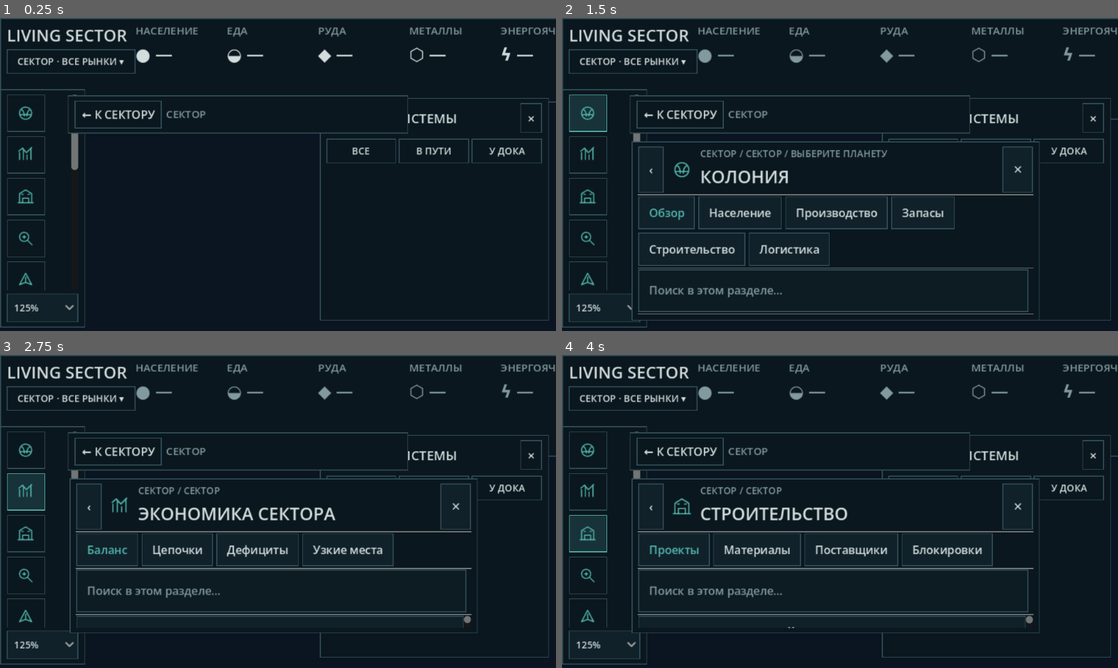
Above: before the commit, frames 1-4 (two rows, left to right).
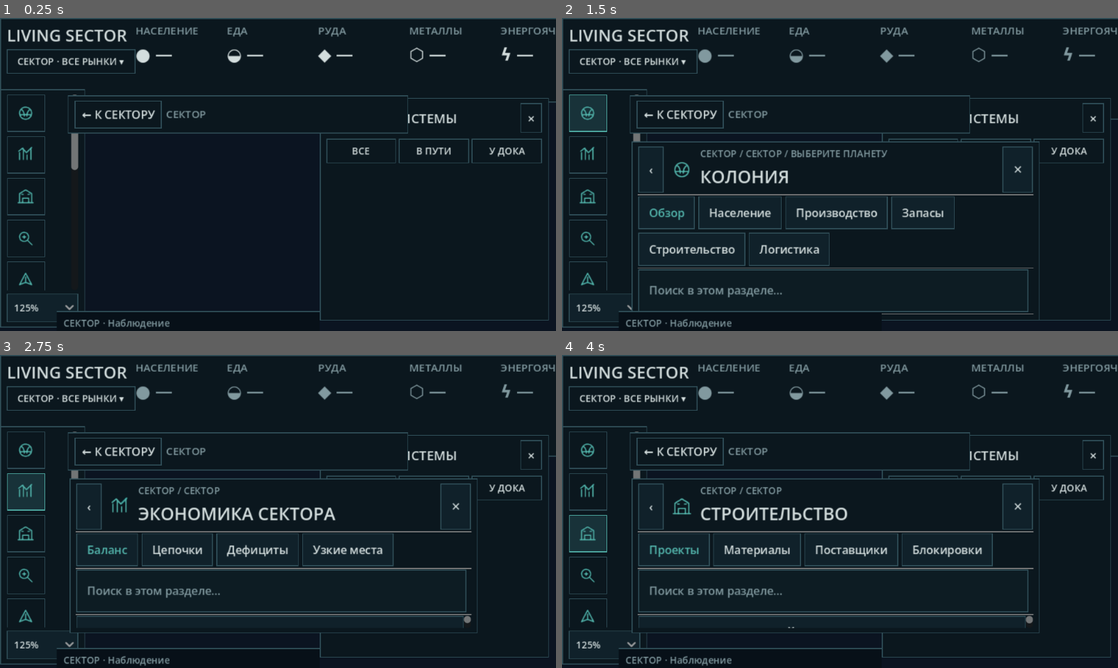
Above: after the commit, the same moments.

Repository: Mefits/Living-Sector
Game: Godot game, scene res://scenes/main.tscn
The game is run twice, just before and just after one commit, with the same random seed, the same clock (stepped at 60 frames per second) and the same inputs.
Inputs (mouse positions are in pixels of both pictures, inside the frame that each line leads up to):
- Up to frame 1 (0.25 s): no input
- Up to frame 2 (1.5 s): click "СЕКТОР · ВСЕ РЫНКИ ▾" at 0.5 s; click (589, 111) at 1.27 s
- Up to frame 3 (2.75 s): click (27, 492) at 2.02 s
- Up to frame 4 (4 s): click "Узкие места" at 2.75 s; click (589, 533) at 3.52 s

The runs differ from the first frame. In frame 1, 0.5% of the frame differs, in the area x 10-58%, y 93-100%; in frame 2, 0.5%; in frame 3, 0.5%; in frame 4, 0.5%.

Commit message:
Add native Figma alerts popover, status bar and hotkey-based navigation to all workspaces

Diff:
--- a/godot/scripts/view/strategy_ui.gd
+++ b/godot/scripts/view/strategy_ui.gd
@@ -47,6 +47,11 @@
 var _perf_readout: Label
 var _perf_detail_text: String = ""
 var _pause: Button
+var _alert_button: Button
+var _alerts_popover: PanelContainer
+var _alerts_contents: VBoxContainer
+var _alerts_signature: String = ""
+var _footer_status: Label
 var _outliner: PanelContainer
 var _outliner_list: VBoxContainer
 var _outliner_signature: String = ""
@@ -130,11 +135,13 @@
     mouse_filter = Control.MOUSE_FILTER_IGNORE
     set_anchors_and_offsets_preset(Control.PRESET_FULL_RECT)
     _build_top()
+    _build_alerts()
     _build_left()
     _build_outliner()
     _build_navigation()
     _build_window()
     _build_selection_card()
+    _build_footer()
     resized.connect(_layout_window)
     set_process_unhandled_key_input(true)
     _layout_window()
@@ -168,6 +175,12 @@
         var large := _label(str(item["symbol"]) + " —", 20, TEXT)
         box.add_child(large)
         _metric_nodes[str(item["key"])] = large
+    _alert_button = _button("", _toggle_alerts, 15)
+    _alert_button.icon = FigmaIcons.texture("alert", 20, AMBER)
+    _alert_button.icon_alignment = HORIZONTAL_ALIGNMENT_CENTER
+    _alert_button.tooltip_text = "Журнал важных сигналов N39"
+    _alert_button.custom_minimum_size = Vector2(40, 0)
+    row.add_child(_alert_button)
     var time_area := VBoxContainer.new()
     _time_area = time_area
     time_area.custom_minimum_size = Vector2(210, 0)
@@ -189,6 +202,105 @@
     var faster := _button("×16", _fast_speed)
     faster.custom_minimum_size = Vector2(46, 0)
     controls.add_child(faster)
+
+func _build_alerts() -> void:
+    _alerts_popover = _panel()
+    _alerts_popover.visible = false
+    _alerts_popover.anchor_left = 1.0
+    _alerts_popover.anchor_right = 1.0
+    _alerts_popover.offset_left = -610
+    _alerts_popover.offset_right = -282
+    _alerts_popover.offset_top = 78
+    _alerts_popover.offset_bottom = 398
+    _alerts_popover.z_index = 20
+    add_child(_alerts_popover)
+    var contents := VBoxContainer.new()
+    contents.add_theme_constant_override("separation", 7)
+    _alerts_popover.add_child(contents)
+    var head := HBoxContainer.new()
+    contents.add_child(head)
+    var title := _label("СИГНАЛЫ СИМУЛЯЦИИ", 14, TEXT)
+    title.size_flags_horizontal = Control.SIZE_EXPAND_FILL
+    head.add_child(title)
+    head.add_child(_button("×", _toggle_alerts, 14))
+    var scroll := ScrollContainer.new()
+    scroll.horizontal_scroll_mode = ScrollContainer.SCROLL_MODE_DISABLED
+    scroll.size_flags_vertical = Control.SIZE_EXPAND_FILL
+    contents.add_child(scroll)
+    _alerts_contents = VBoxContainer.new()
+    _alerts_contents.size_flags_horizontal = Control.SIZE_EXPAND_FILL
+    scroll.add_child(_alerts_contents)
+
+func _toggle_alerts() -> void:
+    if _alerts_popover == null:
+        return
+    _alerts_popover.visible = not _alerts_popover.visible
+    if _alerts_popover.visible:
+        _alerts_signature = ""
+        _update_alerts()
+
+func _update_alerts() -> void:
+    if _alert_button == null:
+        return
+    var problems: Array[Dictionary] = []
+    var live: Variant = _economy.get("facilities", {})
+    if live is Dictionary:
+        for id in live:
+            var raw: Variant = live[id]
+            if not (raw is Dictionary):
+                continue
+            if bool(raw.get("abandoned", false)):
+                problems.append({"id":str(id), "title":"Объект заброшен",
+                    "value":"Подтверждено: " + str(id)})
+            elif raw.has("condition") and float(raw["condition"]) < 0.8:
+                problems.append({"id":str(id), "title":"Износ предприятия",
+                    "value":"%s · состояние %.2f" % [str(id), float(raw["condition"])]})
+    _alert_button.tooltip_text = "Сигналы N39: %d · открыть" % problems.size()
+    _alert_button.text = str(problems.size()) if not problems.is_empty() else ""
+    if _alerts_contents == null or not _alerts_popover.visible:
+        return
+    var signature: String = JSON.stringify(problems)
+    if signature == _alerts_signature:
+        return
+    _alerts_signature = signature
+    for child in _alerts_contents.get_children():
+        _alerts_contents.remove_child(child)
+        child.queue_free()
+    if problems.is_empty():
+        _alerts_contents.add_child(_label(
+            "Подтверждённых сигналов износа пока нет.", 13, MUTED))
+    else:
+        for issue in problems.slice(0, 12):
+            var id: String = str(issue["id"])
+            var action := _button("⚠ " + str(issue["value"]),
+                func() -> void:
+                    _toggle_alerts()
+                    _select_from_workspace("facility", id), 12)
+            action.tooltip_text = str(issue["title"])
+            action.alignment = HORIZONTAL_ALIGNMENT_LEFT
+            _alerts_contents.add_child(action)
+    var all := _button("ЭКОНОМИЧЕСКИЕ УЗКИЕ МЕСТА  ›",
+        func() -> void:
+            _toggle_alerts()
+            _route_workspace("economy", "Узкие места"), 12)
+    _alerts_contents.add_child(all)
+
+func _build_footer() -> void:
+    var panel := _panel()
+    panel.anchor_top = 1.0
+    panel.anchor_bottom = 1.0
+    panel.anchor_left = 0.0
+    panel.anchor_right = 1.0
+    panel.offset_left = 65
+    panel.offset_right = -272
+    panel.offset_top = -23
+    panel.offset_bottom = 0
+    panel.mouse_filter = Control.MOUSE_FILTER_IGNORE
+    panel.add_theme_stylebox_override("panel", _style(Color("#071018"), LINE,
+        0, 1, 0, 0))
+    add_child(panel)
+    _footer_status = _label("СЕКТОР · Наблюдение", 11, MUTED)
+    panel.add_child(_footer_status)
 
 func _build_left() -> void:
     var rail := _panel()
@@ -635,6 +747,12 @@
     if _mode == "colony" and _effective_body().is_empty():
         _mode = "sector"
     _clock.text = "ТИК %d  ·  ×%s" % [_tick, str(_speed)]
+    if _footer_status != null:
+        _footer_status.text = ("СЕКТОР / %s   ·   %s   ·   ТИК %d   ·   %s" % [
+            str(_world.get("system", {}).get("name", "—")),
+            "КАРТА СИСТЕМЫ" if bool(_game.get("_in_system"))
+                else "КАРТА СЕКТОРА",
+            _tick, "ПАУЗА" if _paused else "НАБЛЮДЕНИЕ"])
     _pause.text = "▶" if _paused else "⏸"
     _brand_scope.text = ("КОЛОНИЯ · " + _body_name(_effective_body()).to_upper() + " ▾"
         if _mode == "colony" else "СЕКТОР · ВСЕ РЫНКИ ▾")
@@ -642,6 +760,7 @@
         if _mode == "colony" else
         "Сумма запасов всех рынков и населения ВСЕХ фракций; не активы игрока")
     _update_metrics()
+    _update_alerts()
     _update_outliner()
     _update_navigation()
     _update_window()
@@ -1564,13 +1683,26 @@
     return "\n".join(lines)
 
 func _unhandled_key_input(event: InputEvent) -> void:
-    if not (event is InputEventKey) or not event.pressed or (
-            event.echo or event.keycode != KEY_ESCAPE):
-        return
-    if _window != null and _window.visible:
-        _close_window()
-    elif _game != null and bool(_game.get("_in_system")):
-        _game.call("_return_to_sector")
-    else:
-        return
-    get_viewport().set_input_as_handled()
+    if not (event is InputEventKey) or not event.pressed or event.echo:
+        return
+    var key: int = event.keycode
+    if key == KEY_ESCAPE:
+        if _alerts_popover != null and _alerts_popover.visible:
+            _alerts_popover.hide()
+        elif _window != null and _window.visible:
+            _workspace_back()
+        elif _game != null and bool(_game.get("_in_system")):
+            _game.call("_return_to_sector")
+        else:
+            return
+        get_viewport().set_input_as_handled()
+        return
+    var focused: Control = get_viewport().gui_get_focus_owner()
+    if focused is LineEdit or focused is TextEdit:
+        return
+    var actions: Dictionary = {
+        KEY_1:"colony", KEY_2:"economy", KEY_3:"construction",
+        KEY_4:"research", KEY_5:"fleet", KEY_6:"administration"}
+    if actions.has(key):
+        _activate(str(actions[key]))
+        get_viewport().set_input_as_handled()
